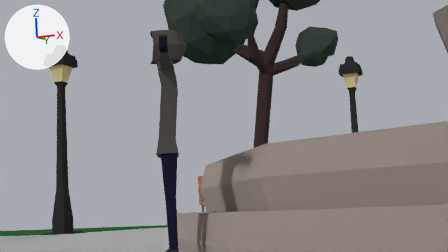
The Blender file Blender Projects/Cinematic.blend: old version first, new version second.
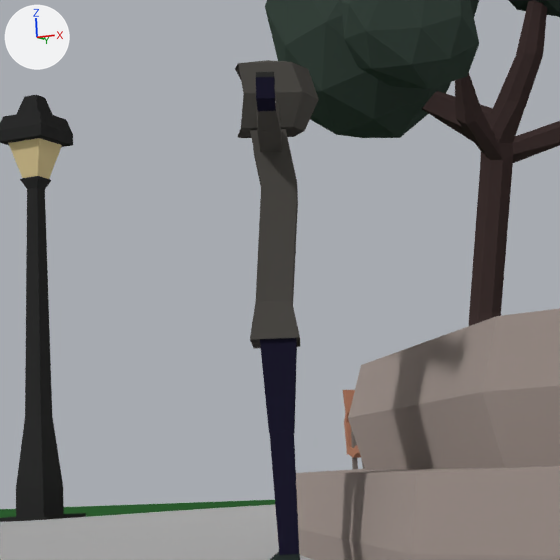
Each version is shown from the file's camera 'Camera', then close up on the part from 10% to 66% of the width and 1% to 100% of the height. Lighting does not change. The marker at upper left points along +X, +Y and +Z.

Objects in the first close-up: 'Body', 'ChairPark.003', 'Fountain', 'Hands', 'Head', 'LampPark.006', 'Legs', 'ParkGround', 'ParkRoad', 'Tree1.003'.
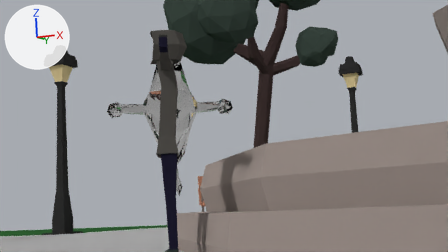
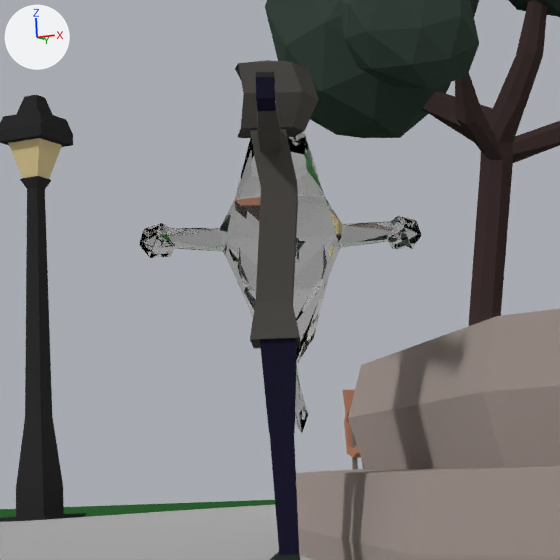
What changed in the scene script:
```text
Add mat_badan:
    mat_badan = bpy.data.materials.new('Badan')
    # nodes: BsdfPrincipled, OutputMaterial, Value
Add me_plane_001:
    me_plane_001.from_pydata(...)  # 97 vertices, 93 faces; spans x -9.4..9.4, y -17.9..2.1, z -5.4..-0.2
    me_plane_001.materials.append(mat_badan)
Add ob_friend:
    ob_friend = bpy.data.objects.new('friend', me_plane_001)
    ob_friend.location = (20.46, 11.66, 4.26)
    ob_friend.rotation_euler = (1.571, 0.0, 0.469)  # degrees (90, 0, 27)
    ob_friend.scale = (0.16, 0.16, 0.16)
```

Where the change shows, as pixel boxes [x1, y1, x2, y2] in the close-ups (560 x 560 px):
'friend', added: after [139, 133, 422, 433]
